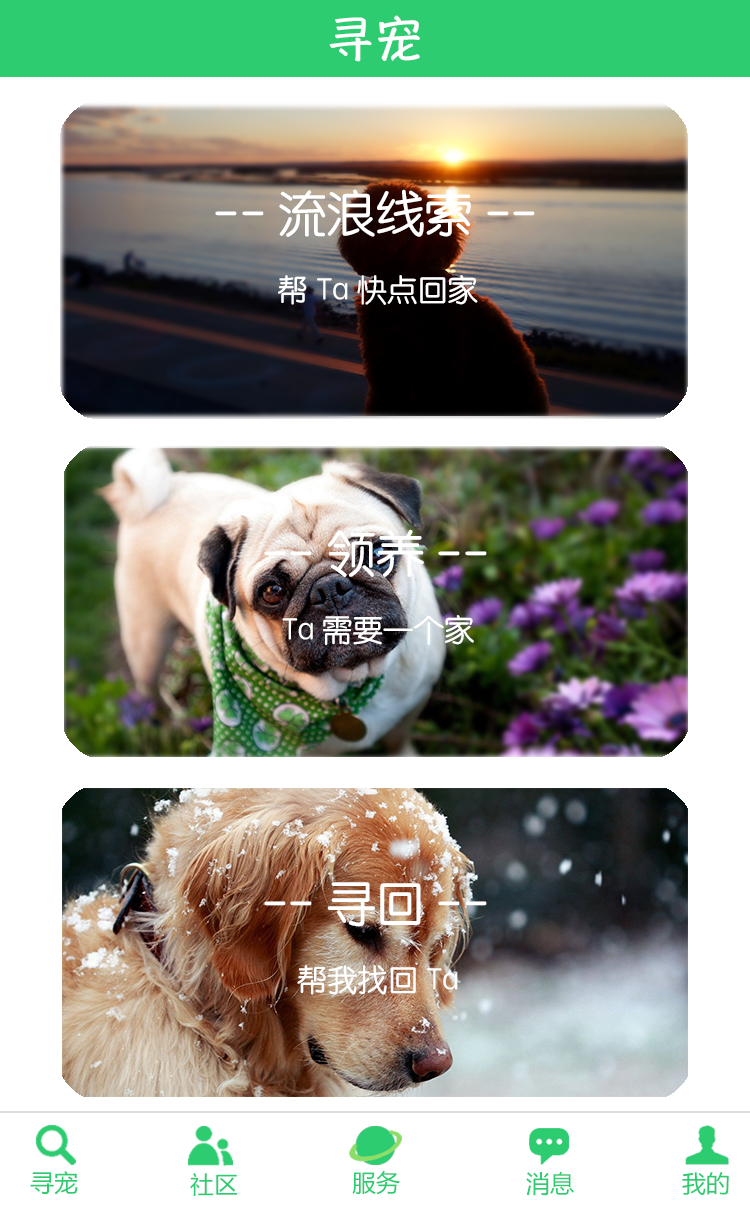
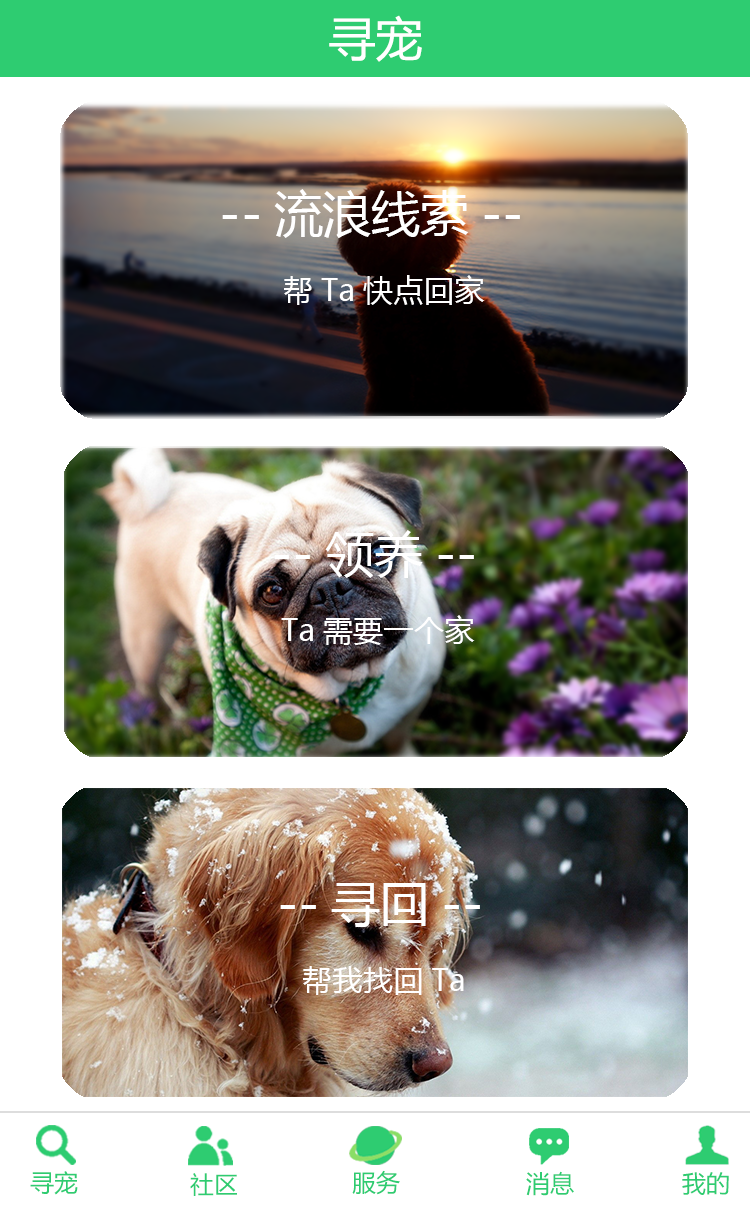
Layers edited between the first and the second 750 x 1206 image:
painted on "--流浪线索-- 帮Ta快点回家" over 215, 189, 535, 305
painted on "--领养-- Ta需要一个家" over 264, 529, 487, 645
painted on "--寻回-- 帮我找回Ta" over 264, 882, 487, 995
painted on "寻宠" (2nd of 2, in "头部") over 329, 15, 422, 62
